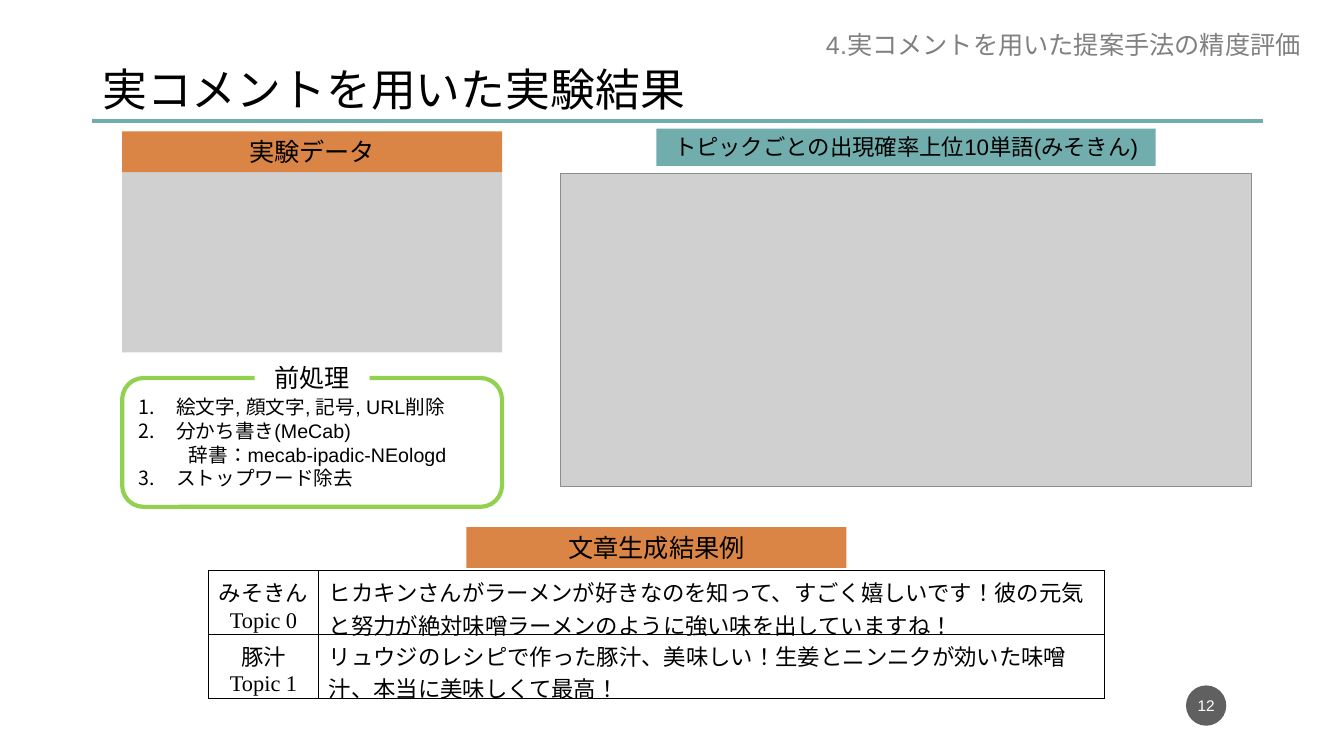
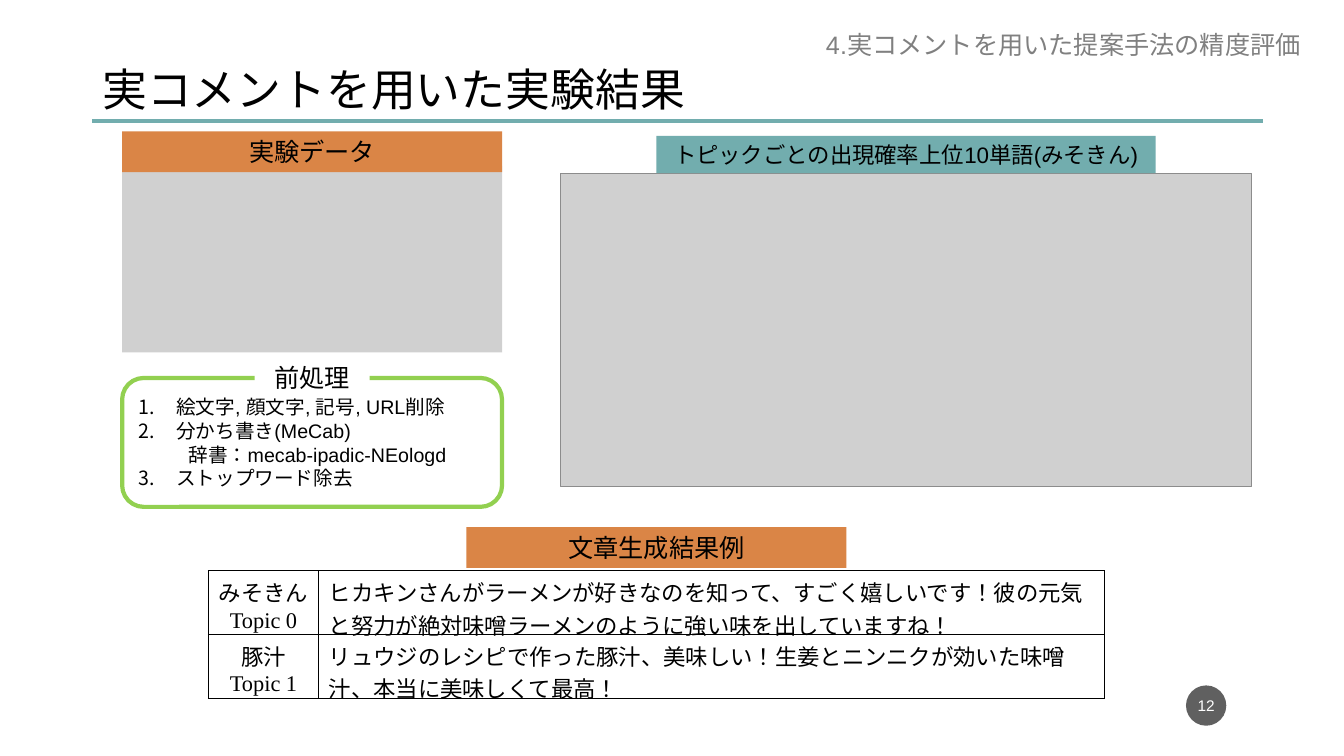
Before and after one commit to dora937nishikori/investigation, a slide deck: slide 12 of 修論/修論発表資料.pptx. Drawn at 1344x756 pixels with LibreOffice and Linux fonts; fonts in the diff are those of the drawing; grey boxes stand for pictures. Boxes give left, top, right and bottom in pixels: in the first picture for what was removed or moved away, otherwise in the second. Text is boxed around its words. In the diff, an @@ line names an element or a change of style, - is before the commit and + after.

```diff
--- a/修論/修論発表資料.pptx
+++ b/修論/修論発表資料.pptx
@@ rectangle "トピックごとの出現確率上位10単語(みそきん)" moved from (x1=656, y1=129, x2=1155, y2=166) to (x1=656, y1=136, x2=1155, y2=173) @@
```
Also in this commit, not shown: 1 other slide changed, 4 slides added.
